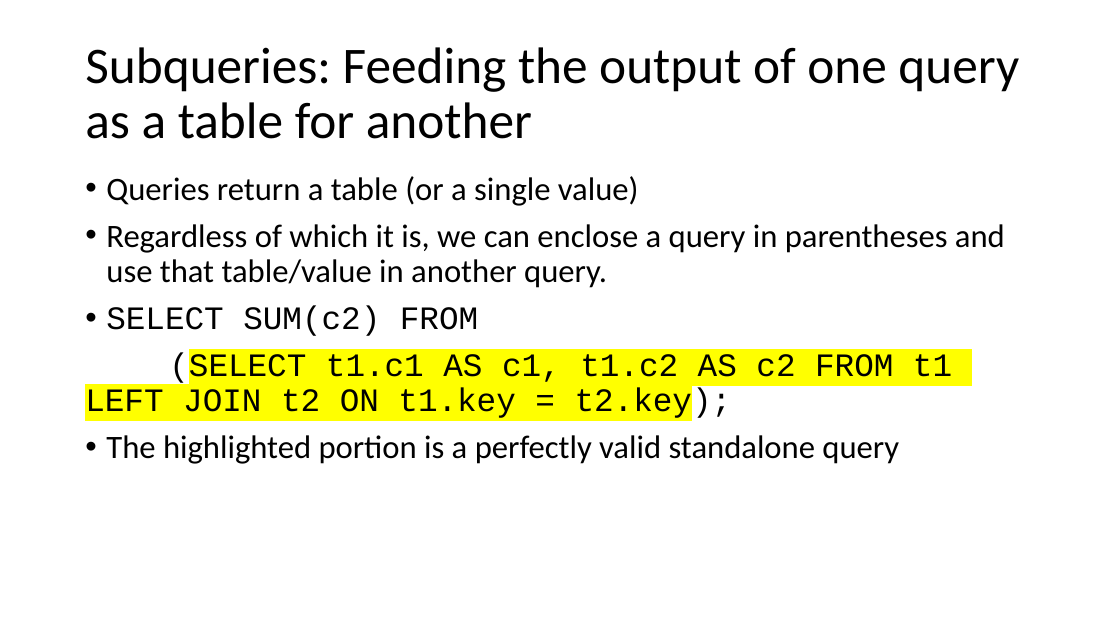
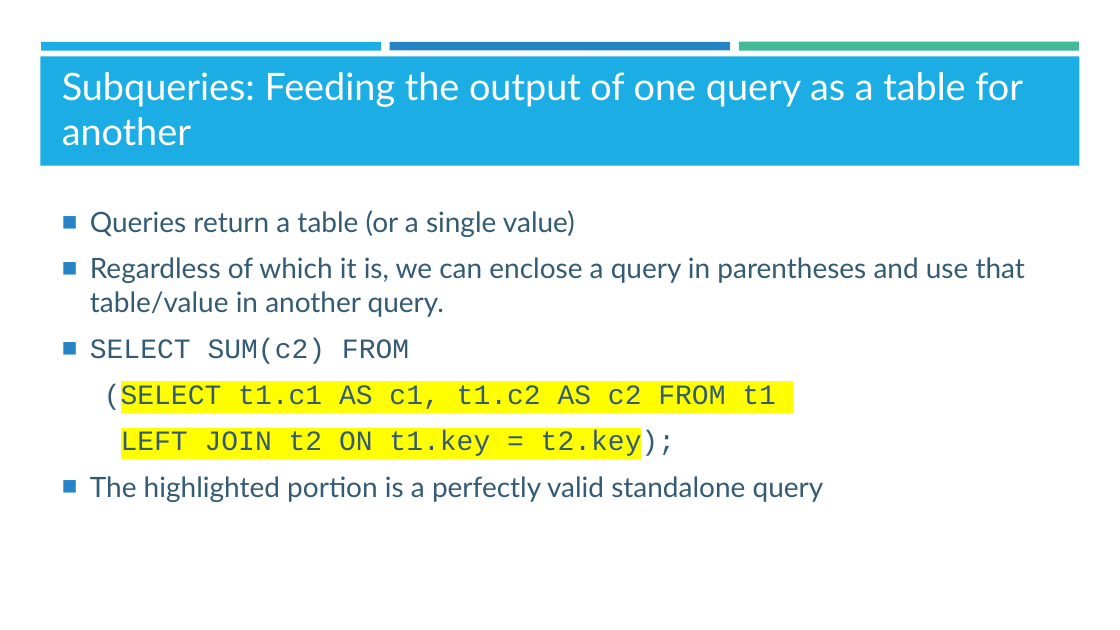
Before and after one commit to kzhu98/kzhu98.github.io, a slide deck: slide 19 of projects/BASWorkshops/SQL/SQL_II.pptx. Drawn at 1120x630 pixels with LibreOffice and Linux fonts; fonts in the diff are those of the drawing; background and template pictures are left out. Boxes give left, top, right and bottom in pixels: in the first picture for what was removed or moved away, otherwise in the second. Text is boxed around its words. In the diff, an @@ line names an element or a change of style, - is before the commit and + after.

```diff
--- a/projects/BASWorkshops/SQL/SQL_II.pptx
+++ b/projects/BASWorkshops/SQL/SQL_II.pptx
@@ rectangle added at [40, 56, 1080, 166], fill #1CADE4 @@
@@ rectangle added at [41, 42, 381, 50], fill #1CADE4 @@
@@ rectangle added at [390, 42, 730, 50], fill #2683C6 @@
@@ rectangle added at [739, 42, 1079, 51], fill #42BA97 @@
@@ title "Subqueries: Feeding the output of ...": place and size @@
-title "Subqueries: Feeding the output of ..." at [85, 47, 1019, 139]
+title "Subqueries: Feeding the output of ..." at [62, 72, 1023, 146]
@@ title "Subqueries: Feeding the output of ..." at [62, 72, 1023, 146]: size 44 to 32.4 pt, font Calibri to Lato, text colour #000000 to #FFFFFF; line spacing 0.9 to 1; vertical alignment middle to bottom @@
@@ text "Queries return a table (or ...": place and size @@
-text "Queries return a table (or ..." at [85, 176, 1005, 464]
+text "Queries return a table (or ..." at [90, 210, 1025, 502]
@@ text at [90, 210, 1025, 502]: size 28 to 24 pt, text colour #000000 to #335B74 in "Queries return a table (or a single ...", "Regardless of which it is, we can ...", "SELECT SUM(c2) FROM", "The highlighted portion is a perfectly valid ..."; font Calibri to Lato in "Queries return a table (or a single ...", "Regardless of which it is, we can ...", "The highlighted portion is a perfectly valid ..."; bullet • to ■; line spacing 0.9 to 1 @@
@@ text at [104, 384, 776, 459]: text changed; size 28 to 24 pt; text colour #000000 to #335B74 @@
-(SELECT t1.c1 AS c1, t1.c2 AS c2 FROM t1 LEFT JOIN t2 ON t1.key = t2.key);
+(SELECT t1.c1 AS c1, t1.c2 AS c2 FROM t1
+LEFT JOIN t2 ON t1.key = t2.key);
```
Also in this commit, not shown: 19 other slides changed, 4 other files.
